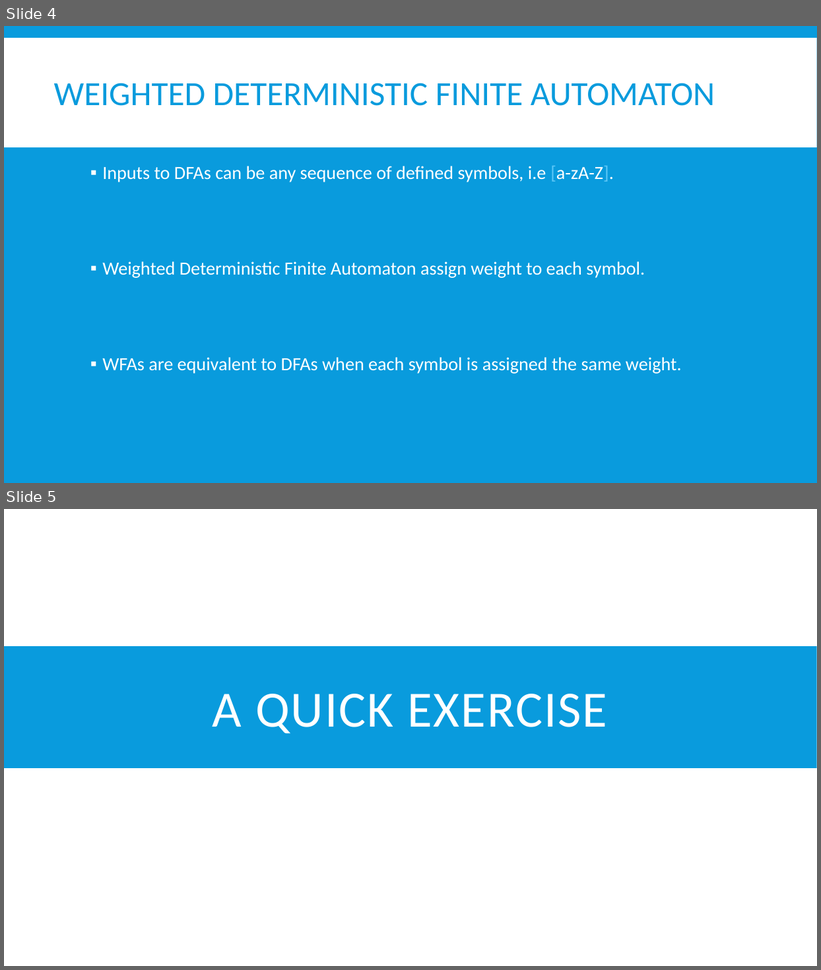
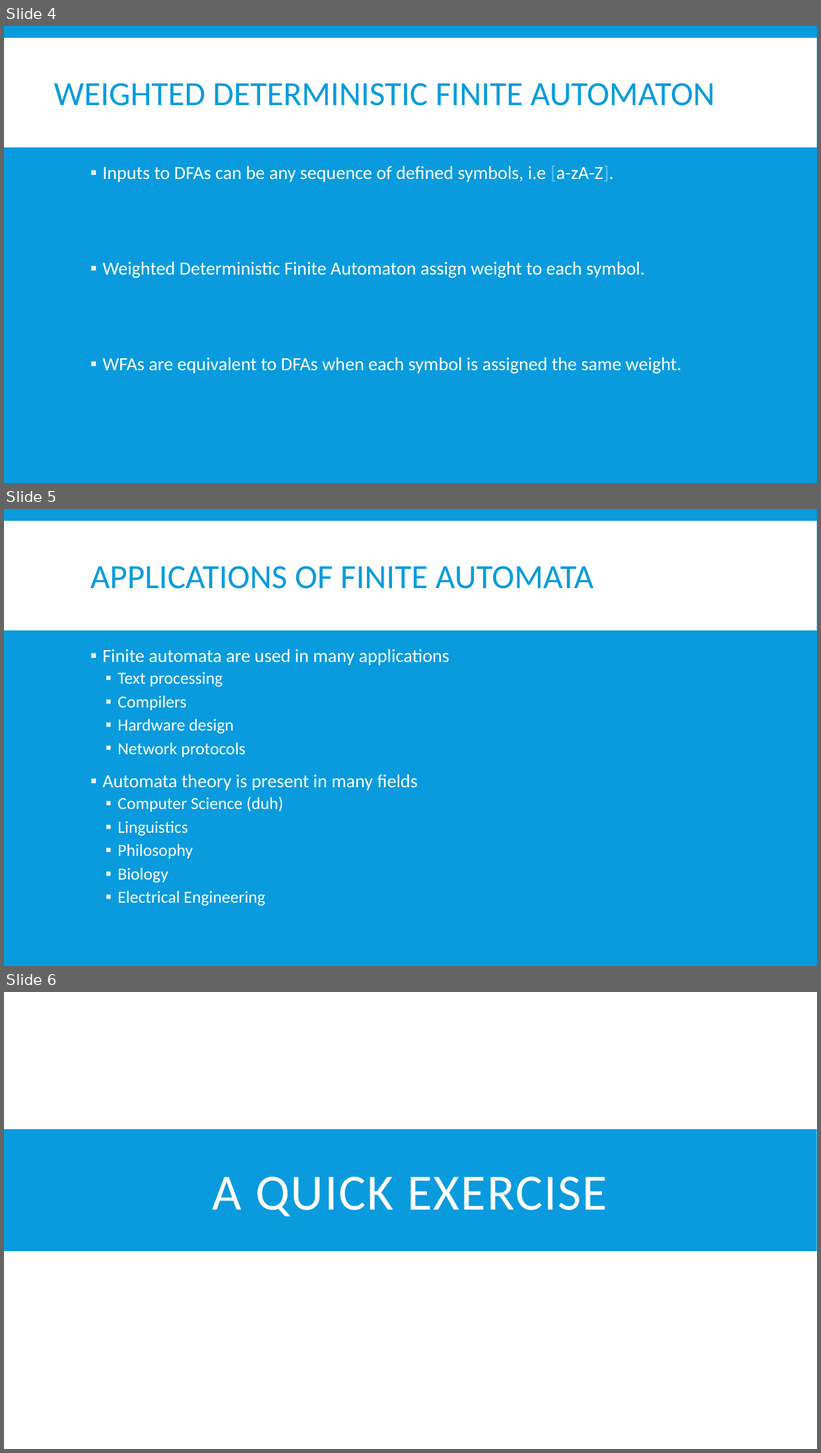
Before and after one commit to Jacobsma/CS477-Project, a slide deck: project.pptx. Shown one above the other, each under a label of ours: slides 4 and 5 before the commit, slides 4, 5 and 6 after it. The pictures are 821x970 and 821x1453 pixels, drawn with LibreOffice and Linux fonts; fonts in the diff are those of the drawing. Boxes give left, top, right and bottom in pixels: in the first picture for what was removed or moved away, otherwise in the second. Text is boxed around its words. In the diff, an @@ line names an element or a change of style, - is before the commit and + after.

Commit message:
Added applications slide

```diff
--- a/project.pptx
+++ b/project.pptx
@@ slide 5 added at bbox=[4, 509, 817, 966], background #099BDD; not listed: 1 template element that a slide beside it also shows @@
@@ title added at bbox=[90, 566, 593, 589], 40 pt, text #099BDD @@
+APPLICATIONS OF FINITE AUTOMATA
@@ text added at bbox=[102, 649, 450, 906], 20 pt, text #FFFFFF @@
+▪ Finite automata are used in many applications
+  ▪ Text processing
+  ▪ Compilers
+  ▪ Hardware design
+  ▪ Network protocols
+▪ Automata theory is present in many fields
+  ▪ Computer Science (duh)
+  ▪ Linguistics
+  ▪ Philosophy
+  ▪ Biology
+  ▪ Electrical Engineering
@@ what was slide 5 is now slide 6 @@
```
Also in this commit, not shown: 1 slide changed.
